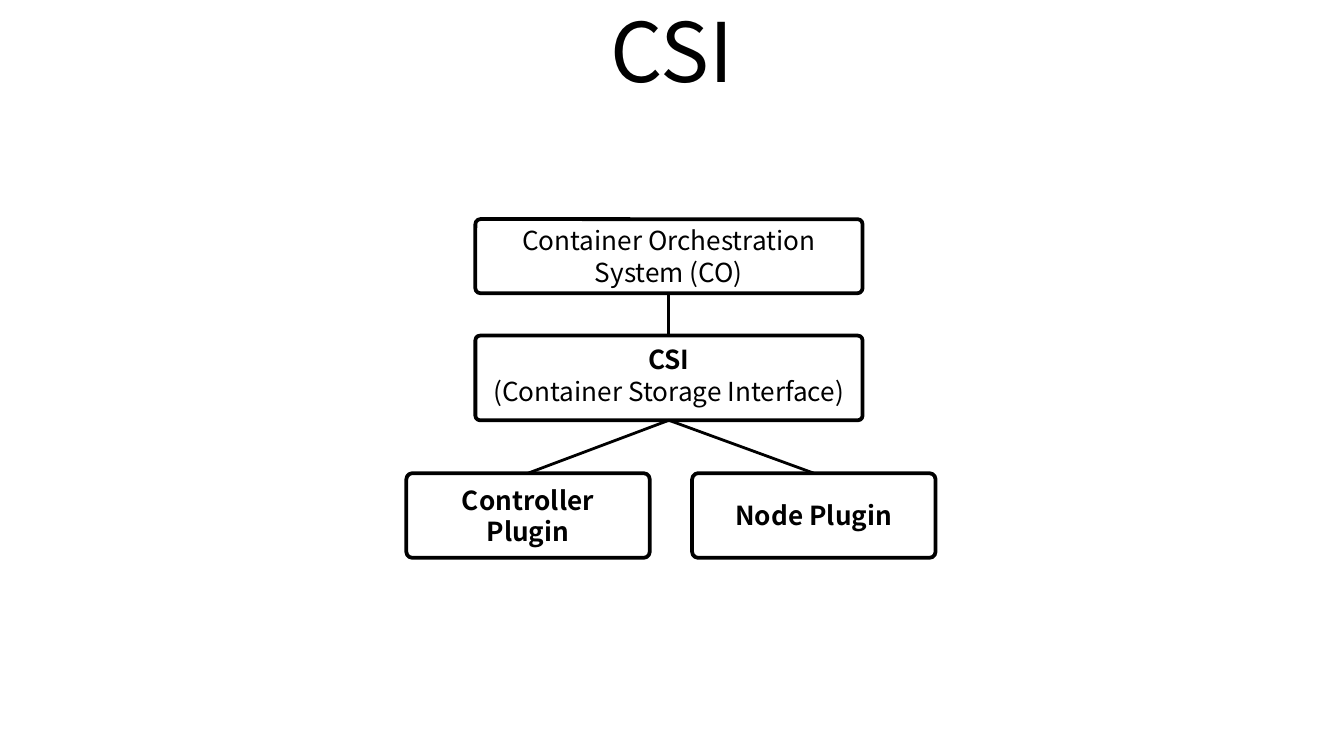
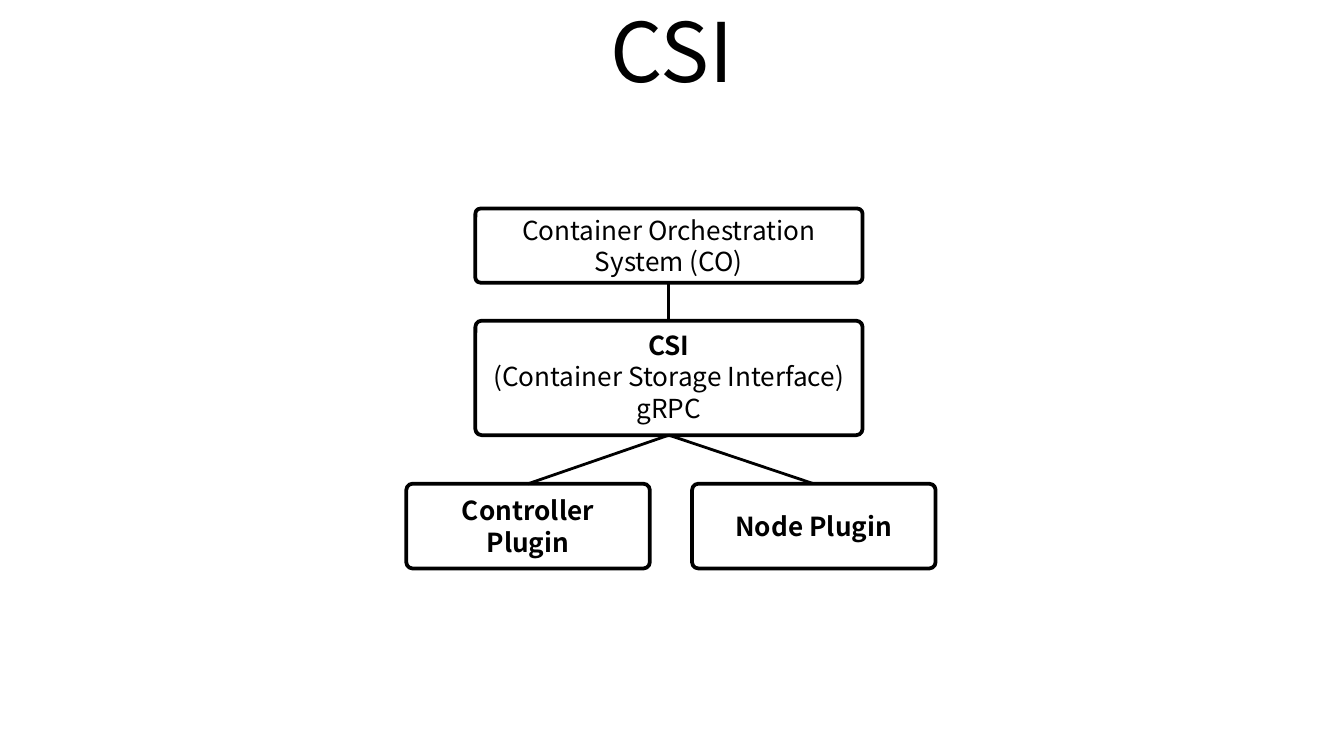
Before and after one commit to ssup2/blog-old, a slide deck: slide 1 of images/theory_analysis/Container_Storage_Interface/CSI.pptx. Drawn at 1344x756 pixels with LibreOffice and Linux fonts; fonts in the diff are those of the drawing. Boxes give left, top, right and bottom in pixels: in the first picture for what was removed or moved away, otherwise in the second. Text is boxed around its words. In the diff, an @@ line names an element or a change of style, - is before the commit and + after.

```diff
--- a/images/theory_analysis/Container_Storage_Interface/CSI.pptx
+++ b/images/theory_analysis/Container_Storage_Interface/CSI.pptx
@@ rounded rectangle "Container Orchestration System (CO)": place and size @@
-rounded rectangle "Container Orchestration System (CO)" at <box>476,219,863,293</box>
+rounded rectangle "Container Orchestration System (CO)" at <box>476,208,863,282</box>
@@ line moved from (669, 293) - (669, 336) to (669, 282) - (669, 321) @@
@@ rounded rectangle "CSI": place and size @@
-rounded rectangle "CSI" at <box>476,336,863,421</box>
+rounded rectangle "CSI" at <box>476,321,863,435</box>
@@ text in rounded rectangle at <box>637,391,702,425</box>: paragraph added @@
+gRPC
@@ line moved from (669, 421) - (528, 473) to (669, 435) - (528, 484) @@
@@ line moved from (669, 421) - (814, 473) to (669, 435) - (814, 484) @@
@@ rounded rectangle "Controller Plugin": place and size @@
-rounded rectangle "Controller Plugin" at <box>406,473,649,558</box>
+rounded rectangle "Controller Plugin" at <box>406,484,649,569</box>
@@ rounded rectangle "Node Plugin": place and size @@
-rounded rectangle "Node Plugin" at <box>692,473,935,558</box>
+rounded rectangle "Node Plugin" at <box>692,484,935,569</box>
```
Also in this commit, not shown: 4 other files.
